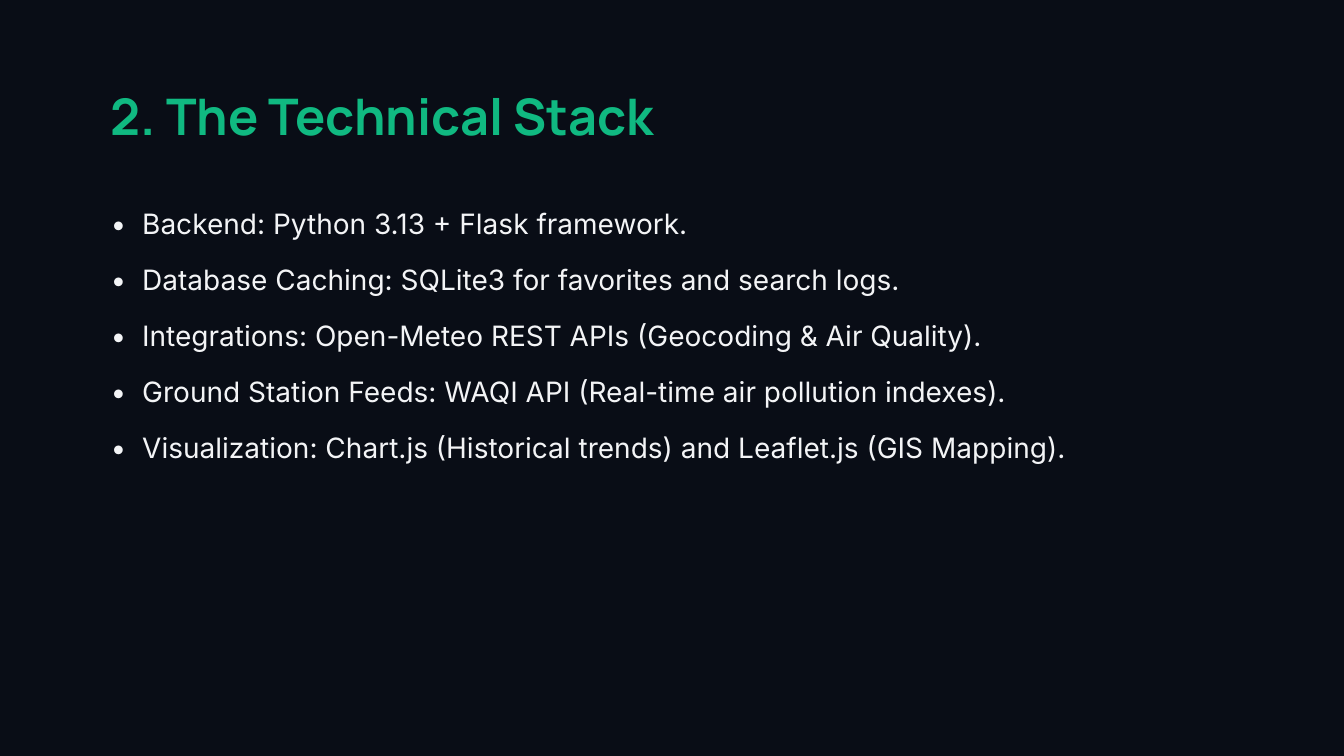
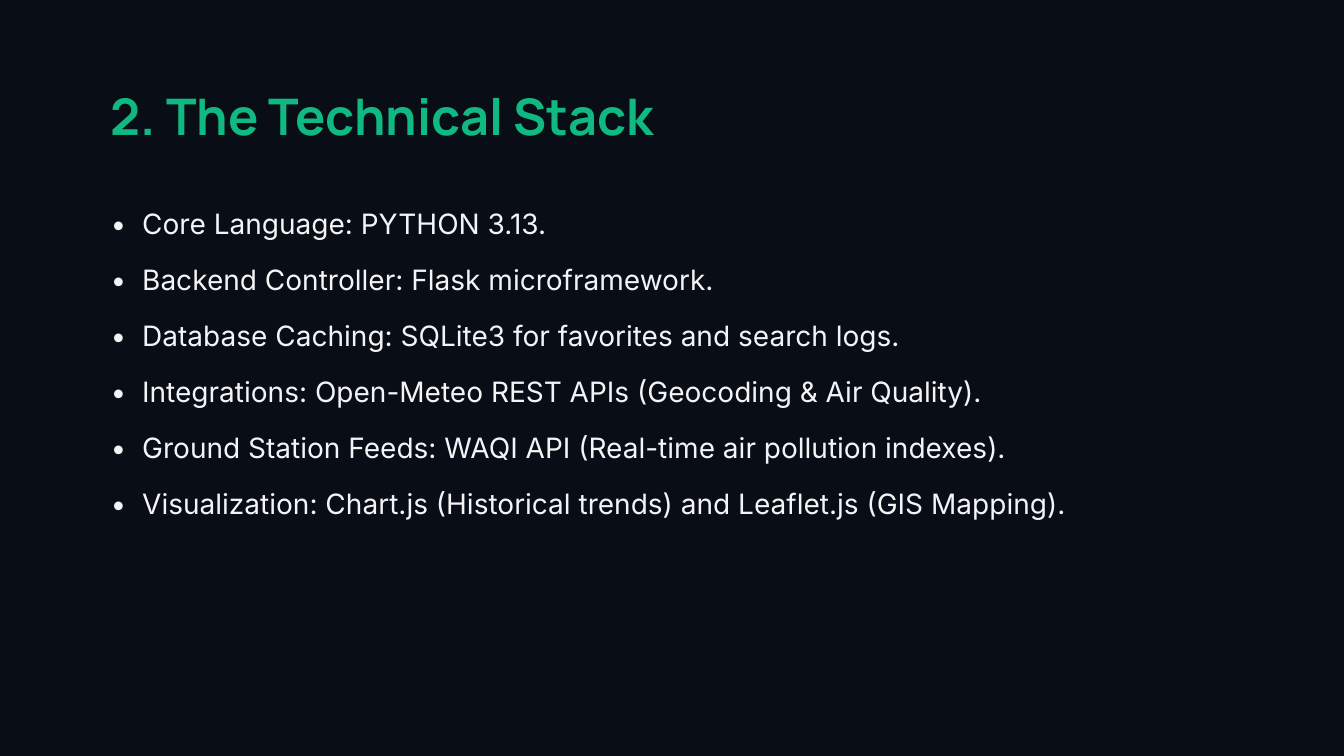
Before and after one commit to Shivaraj519/AeroQuest, a slide deck: slide 3 of AeroQuest_Presentation.pptx. Drawn at 1344x756 pixels with LibreOffice and Linux fonts; fonts in the diff are those of the drawing. Boxes give left, top, right and bottom in pixels: in the first picture for what was removed or moved away, otherwise in the second. Text is boxed around its words. In the diff, an @@ line names an element or a change of style, - is before the commit and + after.

Commit message:
Generate final AeroQuest PowerPoint presentation with 5 students and PYTHON highlights

```diff
--- a/AeroQuest_Presentation.pptx
+++ b/AeroQuest_Presentation.pptx
@@ text at (142, 213, 713, 291): text changed @@
-• Backend: Python 3.13 + Flask framework.
+• Core Language: PYTHON 3.13.
+• Backend Controller: Flask microframework.
```
Also in this commit, not shown: 1 slide added, 1 slide removed, 1 other file.
